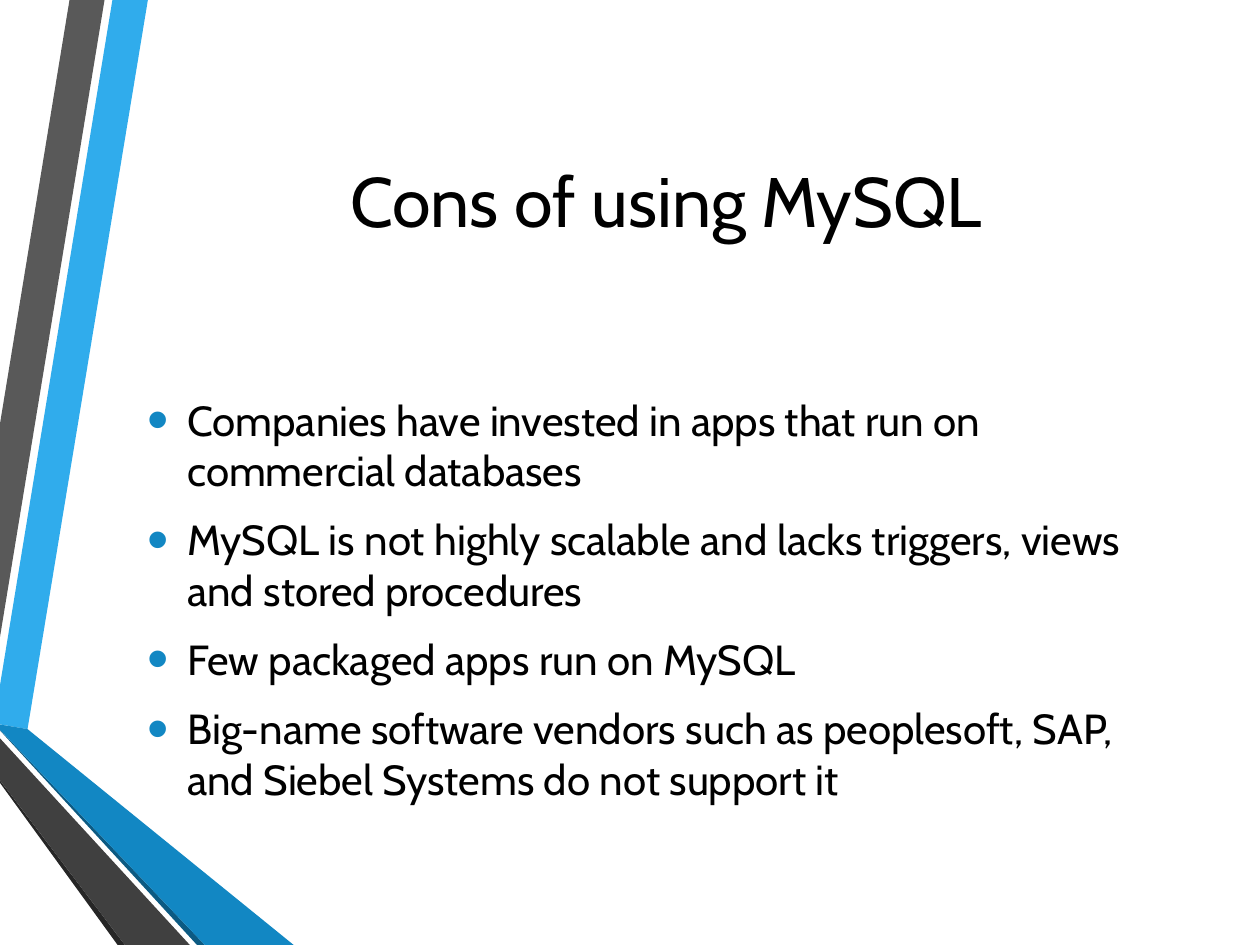
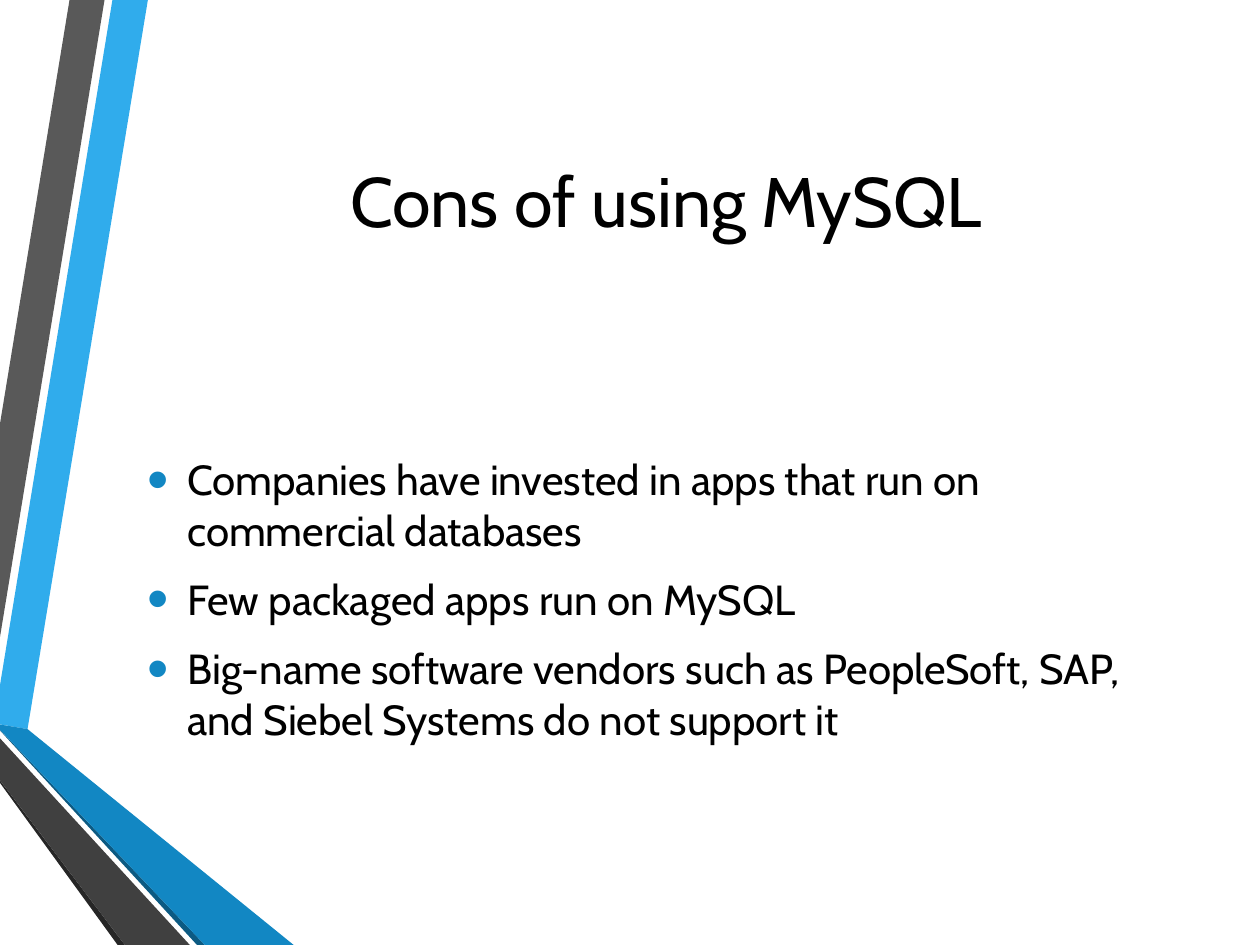
Before and after one commit to hatted/fevaworks-php, a slide deck: slide 12 of php-fw8/MySQL lesson1.pptx. Drawn at 1260x945 pixels with LibreOffice and Linux fonts; fonts in the diff are those of the drawing; background and template pictures are left out. Boxes give left, top, right and bottom in pixels: in the first picture for what was removed or moved away, otherwise in the second. Text is boxed around its words. In the diff, an @@ line names an element or a change of style, - is before the commit and + after.

```diff
--- a/php-fw8/MySQL lesson1.pptx
+++ b/php-fw8/MySQL lesson1.pptx
@@ text at (187, 523, 1120, 616): paragraph removed @@
-• MySQL is not highly scalable and lacks triggers, views and stored procedures
@@ text at (187, 652, 1119, 745): text changed @@
-• Big-name software vendors such as peoplesoft, SAP, and Siebel Systems do not support it
+• Big-name software vendors such as PeopleSoft, SAP, and Siebel Systems do not support it
```
Also in this commit, not shown: 2 other slides changed, 2 slides added, 7 slides removed, 3 other files.
